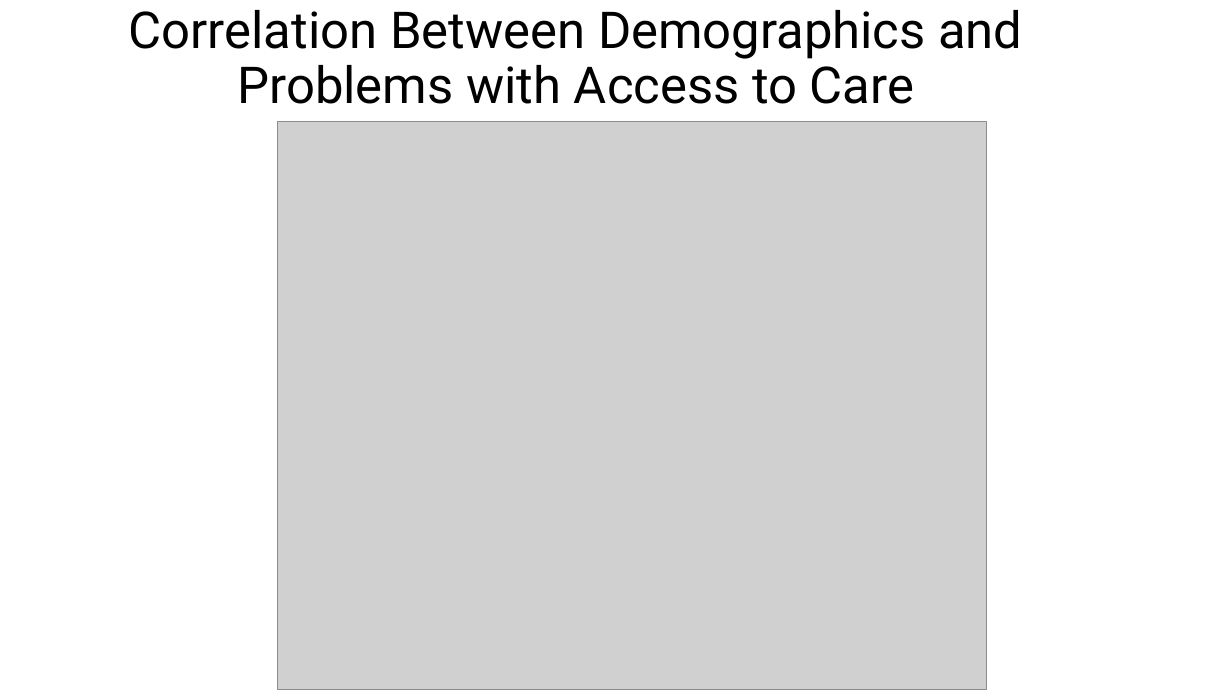
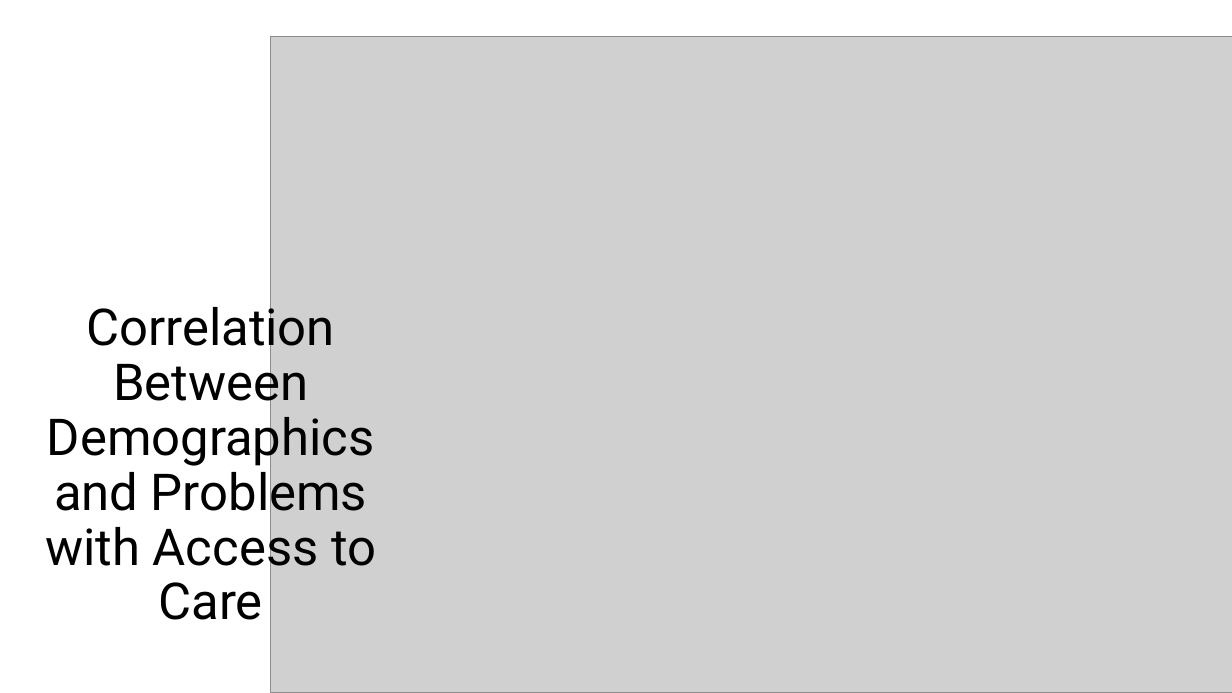
Before and after one commit to shivangiv/MCBS-Healthcare-Analytics, a slide deck: slide 14 of ALY6160GroupFINAL.pptx (slide 9 before the commit). Drawn at 1232x693 pixels with LibreOffice and Linux fonts; fonts in the diff are those of the drawing; grey boxes stand for pictures. Boxes give left, top, right and bottom in pixels: in the first picture for what was removed or moved away, otherwise in the second. Text is boxed around its words. In the diff, an @@ line names an element or a change of style, - is before the commit and + after.

```diff
--- a/ALY6160GroupFINAL.pptx
+++ b/ALY6160GroupFINAL.pptx
@@ picture resized from (x1=277, y1=121, x2=986, y2=689) to (x1=270, y1=37, x2=1232, y2=693) @@
@@ title "Correlation Between Demographics and Problems ..." rewrapped from (x1=129, y1=10, x2=1022, y2=104) to (x1=45, y1=298, x2=376, y2=620) @@
```
Also in this commit, not shown: 8 other slides changed, 8 slides added.
